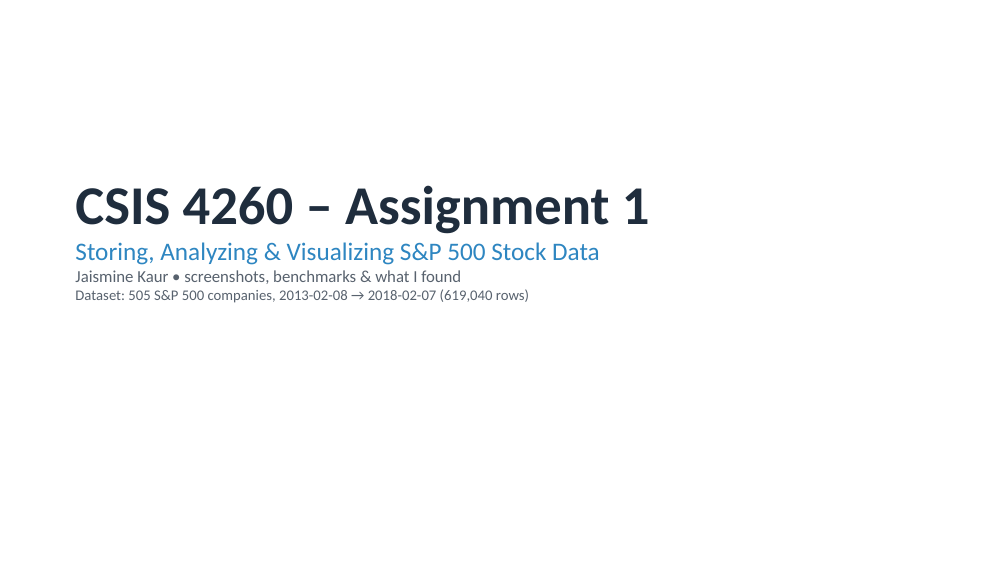
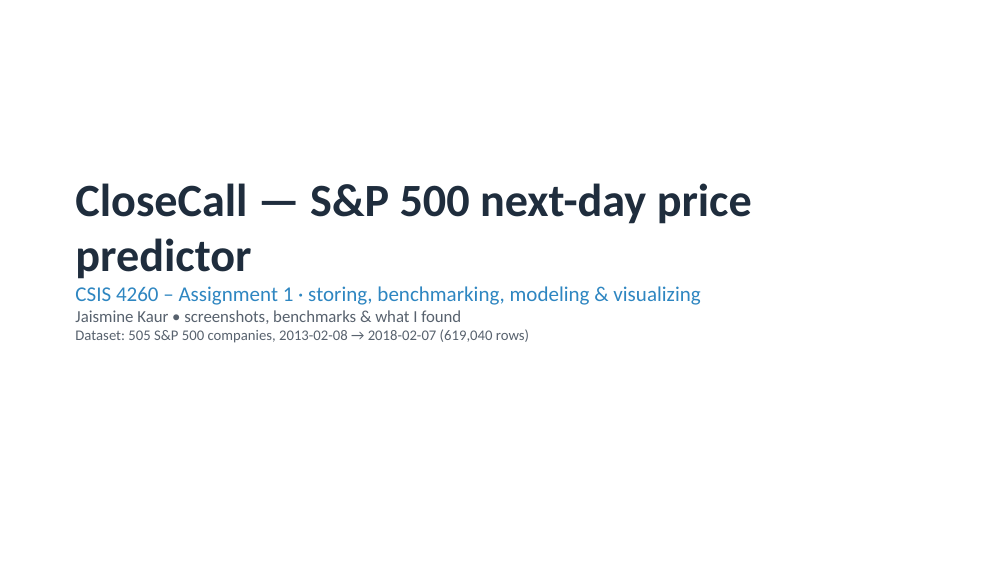
Before and after one commit to jaismine19/NextClose, a slide deck: slide 1 of docs/CSIS4260_Assignment1_Dashboard_Screenshots.pptx. Drawn at 1008x567 pixels with LibreOffice and Linux fonts; fonts in the diff are those of the drawing. Boxes give left, top, right and bottom in pixels: in the first picture for what was removed or moved away, otherwise in the second. Text is boxed around its words. In the diff, an @@ line names an element or a change of style, - is before the commit and + after.

Commit message:
Rename project to CloseCall and update branding across README, deck and dashboard

```diff
--- a/docs/CSIS4260_Assignment1_Dashboard_Screenshots.pptx
+++ b/docs/CSIS4260_Assignment1_Dashboard_Screenshots.pptx
@@ text at box(75, 183, 752, 305): text changed; size 24 to 20 pt @@
-CSIS 4260 – Assignment 1
-Storing, Analyzing & Visualizing S&P 500 Stock Data
+CloseCall — S&P 500 next-day price predictor
+CSIS 4260 – Assignment 1 · storing, benchmarking, modeling & visualizing
```
Also in this commit, not shown: 9 other files.
